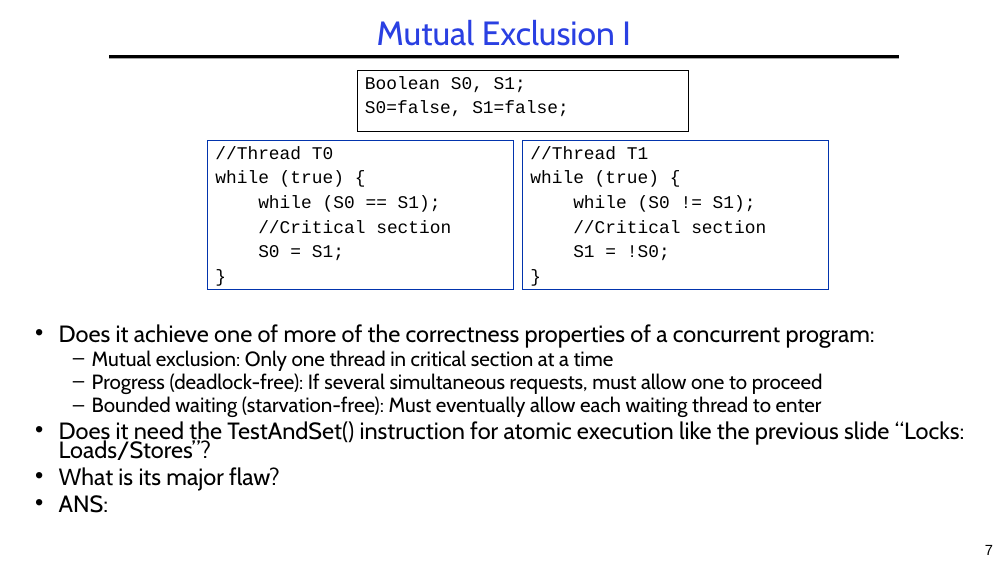
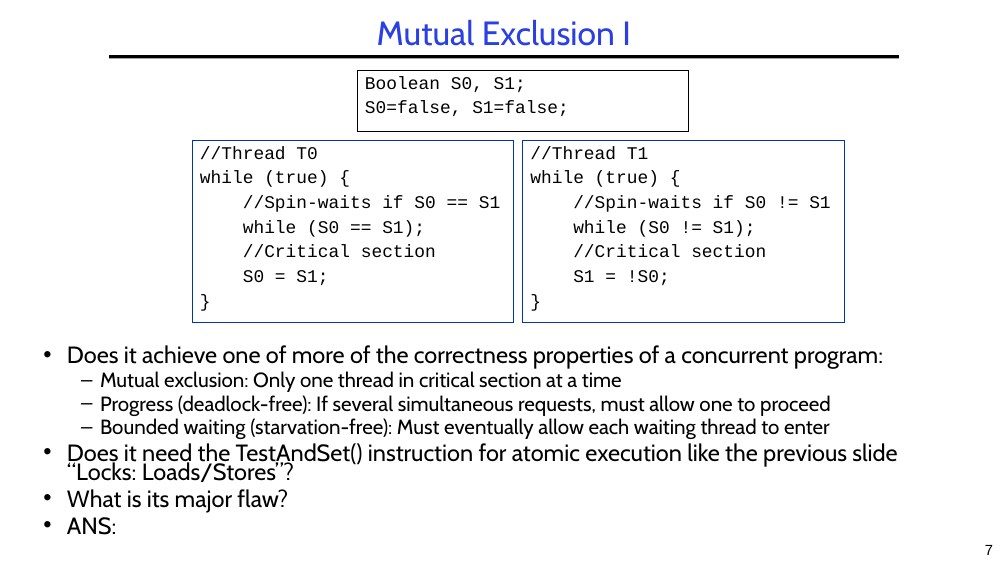
Before and after one commit to guhofstra/CSC256Fa25, a slide deck: slide 7 of PPTs/L3-Exercises ANS.pptx. Drawn at 1008x567 pixels with LibreOffice and Linux fonts; fonts in the diff are those of the drawing. Boxes give left, top, right and bottom in pixels: in the first picture for what was removed or moved away, otherwise in the second. Text is boxed around its words. In the diff, an @@ line names an element or a change of style, - is before the commit and + after.

```diff
--- a/PPTs/L3-Exercises ANS.pptx
+++ b/PPTs/L3-Exercises ANS.pptx
@@ rectangle "//Thread T0": place and size @@
-rectangle "//Thread T0" at [208, 140, 514, 290]
+rectangle "//Thread T0" at [193, 140, 514, 322]
@@ rectangle "//Thread T1": place and size @@
-rectangle "//Thread T1" at [523, 140, 830, 290]
+rectangle "//Thread T1" at [523, 140, 845, 322]
@@ text in rectangle at [243, 196, 500, 212]: paragraph added @@
+//Spin-waits if S0 == S1
@@ text in rectangle at [573, 196, 830, 212]: paragraph added @@
+//Spin-waits if S0 != S1
@@ text "Does it achieve one of ..." rewrapped from [59, 324, 965, 513] to [67, 345, 897, 535] @@
```
Also in this commit, not shown: 6 other slides changed, 4 other files.
